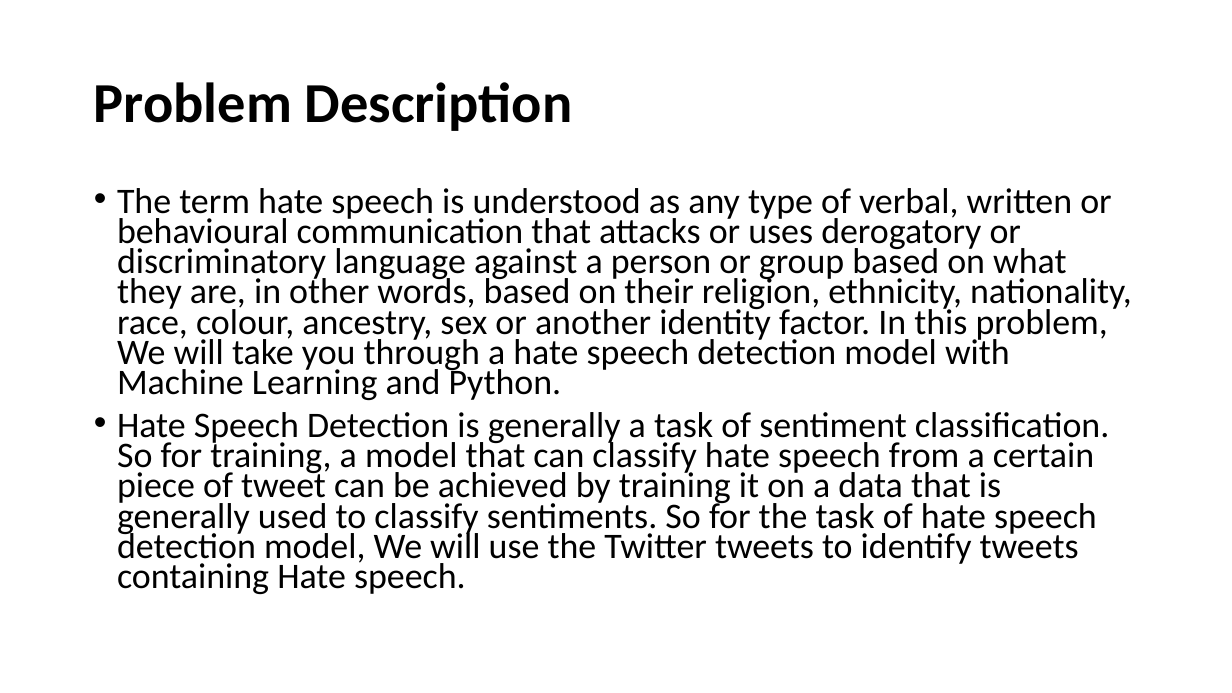
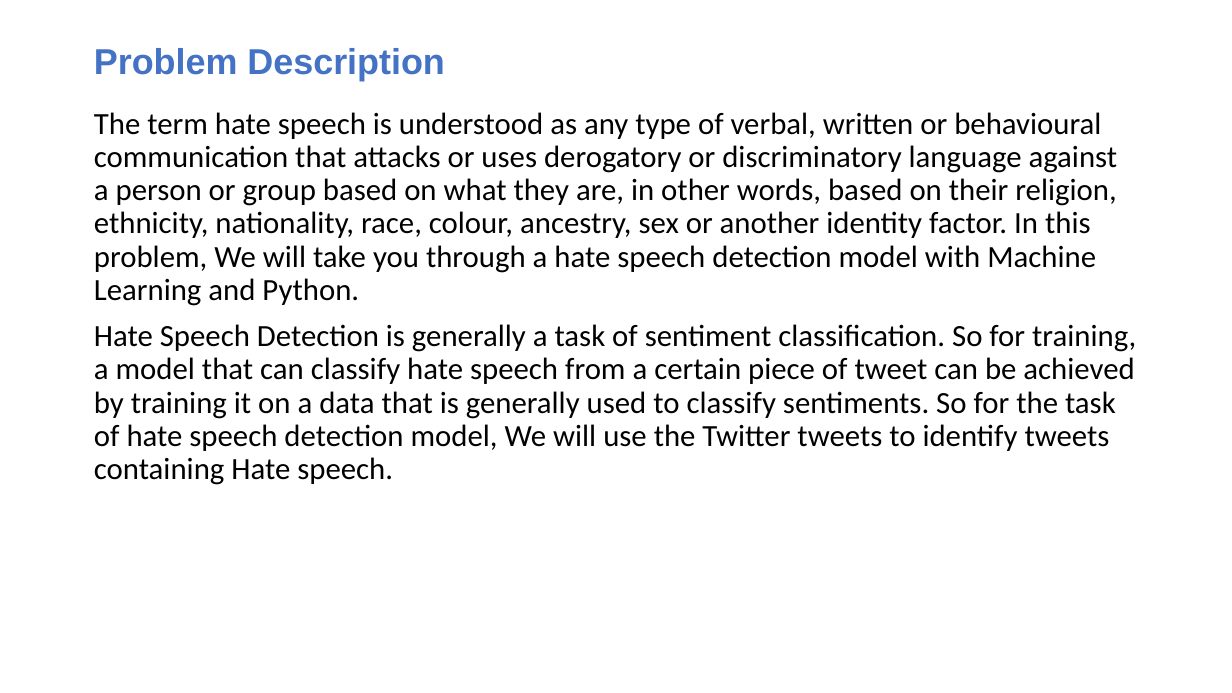
Before and after one commit to samson12193/xLSTM_Hate_Speech_Detector, a slide deck: slide 4 of Data Glacier Internship.pptx. Drawn at 1232x693 pixels with LibreOffice and Linux fonts; fonts in the diff are those of the drawing. Boxes give left, top, right and bottom in pixels: in the first picture for what was removed or moved away, otherwise in the second. Text is boxed around its words. In the diff, an @@ line names an element or a change of style, - is before the commit and + after.

```diff
--- a/Data Glacier Internship.pptx
+++ b/Data Glacier Internship.pptx
@@ title "Problem Description" at [94,48,444,81]: size 44 to 28 pt, font Calibri to Arial, text colour #000000 to #4472C4 @@
@@ text "The term hate speech is ...": place and size @@
-text "The term hate speech is ..." at [117,188,1132,594]
+text "The term hate speech is ..." at [94,112,1136,485]
@@ text "The term hate speech is ..." at [94,112,1136,485]: size 28 to 24 pt; bullet • to none; line spacing 0.7 to 0.9 @@
```
Also in this commit, not shown: 6 other slides changed, 7 slides added, 1 slide removed.
